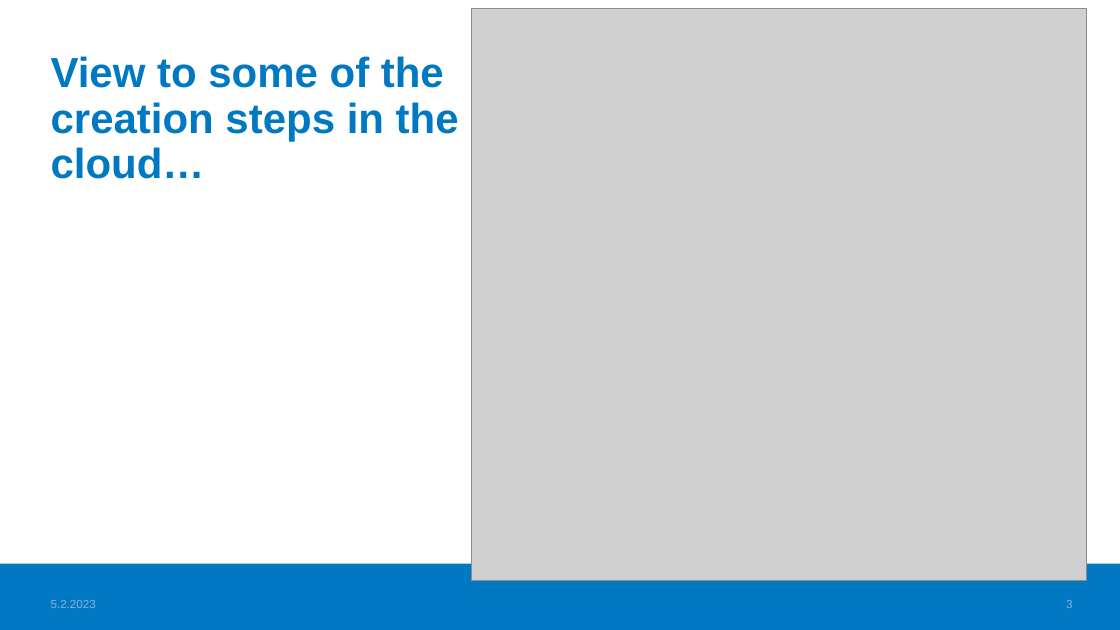
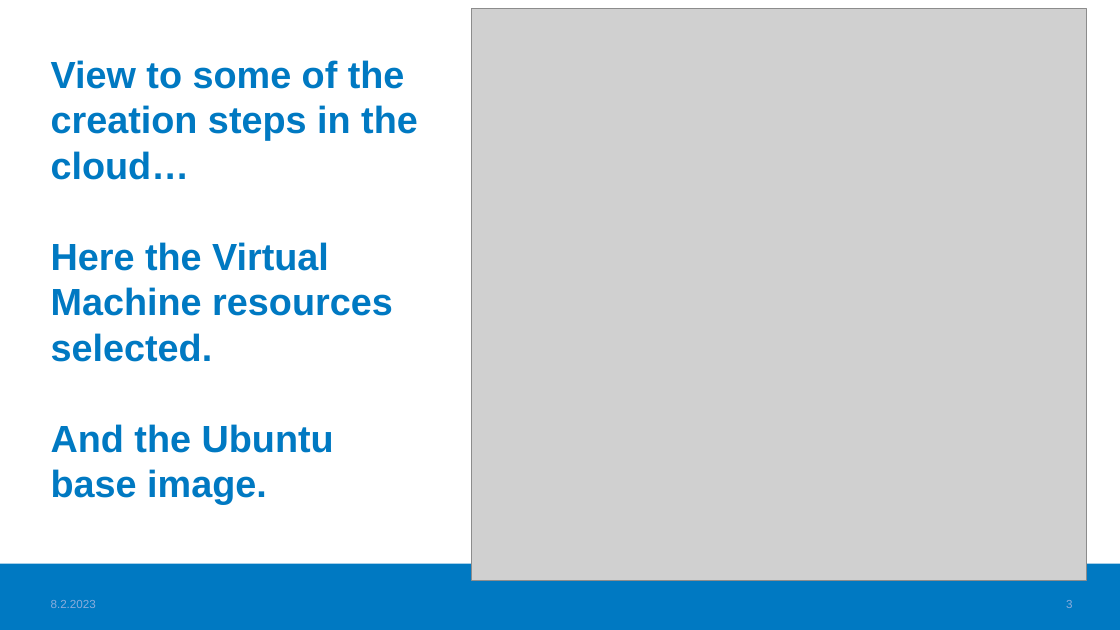
Before and after one commit to haagahelia/ohke-teknologiat, a slide deck: slide 3 of 05_es6_node/NodeJS_demo/01_database/CreatingDatabase_for_IdeaCaseBackend.pptx. Drawn at 1120x630 pixels with LibreOffice and Linux fonts; fonts in the diff are those of the drawing; grey boxes stand for pictures; background and template pictures are left out. Boxes give left, top, right and bottom in pixels: in the first picture for what was removed or moved away, otherwise in the second. Text is boxed around its words. In the diff, an @@ line names an element or a change of style, - is before the commit and + after.

Commit message:
Database creation material improved for readability

```diff
--- a/05_es6_node/NodeJS_demo/01_database/CreatingDatabase_for_IdeaCaseBackend.pptx
+++ b/05_es6_node/NodeJS_demo/01_database/CreatingDatabase_for_IdeaCaseBackend.pptx
@@ title at box(51, 60, 418, 453): text changed; size 36 to 32.4 pt @@
-View to some of the creation steps in the cloud…
+View to some of the creation steps in the cloud…
+Here the Virtual
+Machine resources
+selected.
+And the Ubuntu
+base image.
```
Also in this commit, not shown: 20 other slides changed, 1 slide added, 1 other file.
